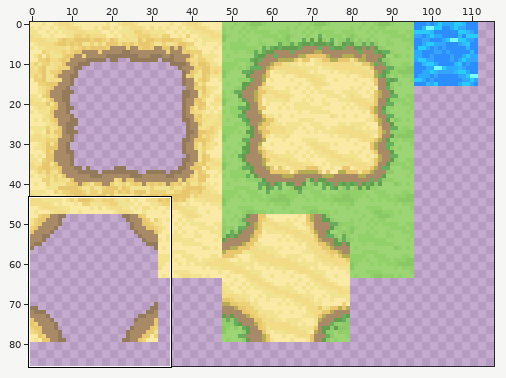
Two states of a sprite sheet, August/core/assets/textureSheets/tiles.png. Above: a wide view before the commit, with the close-up outlined.
Close-up. The starting point:
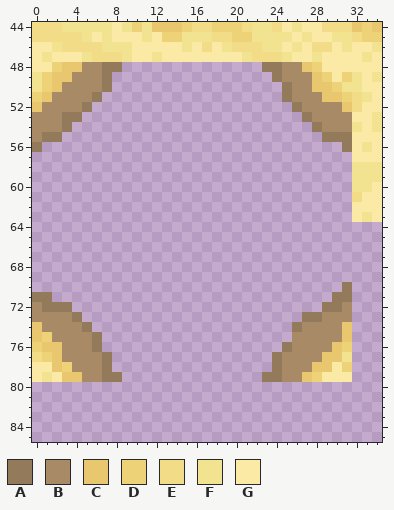
The file is 160x160 pixels. Colours within 5 levels of each other are drawn and written as one. Shown: x 0..34, y 44..85. The wide view leaves out empty margins.
Palette (. is transparent): A #927a5b  B #a88a66  C #e9c76f  D #eed278  E #f3dc87  F #f2e391  G #faeaa6
Pixels before, first column x 0:
44 EEEFFFFFGFDFCCCDEEDDDEFFEGFGGEEECDC
45 EEEEEFGFGGGFGDDFFFEEDDFFFFGFGGFFEDD
46 GGFEEEEFFFGGGGGFGEGFEEEFFGFGEEGFGGF
47 GFGGGFEEEFGGFGGGGGGGGFEEEFGGFGGGGFG
48 GGDCCBBAA..............AABBCDGGGGGG
49 FDCCBBBA................ABBBCDGDFGF
50 FDCBBBBA.................ABBCCDFFGG
51 DCBBBBA..................ABBBCCDEFG
52 CBBBBA....................ABBBBCEGG
53 BBBAA......................ABBBBGGF
54 BBBA........................ABBBFGF
55 BAA..........................AAAGGG
56 A..............................AGFG
57 ................................GGG
58 ................................FFF
59 ................................FFF
60 ................................FFG
61 ................................EGG
62 ................................GGG
63 ................................GFG
64 ...................................
65 ...................................
66 ...................................
67 ...................................
68 ...................................
69 ...................................
70 ...............................A...
71 AA............................AA...
72 BAAA.........................AAB...
73 BBBBA......................AABBB...
74 CBBBBA....................ABBBBC...
75 CDBBBBA...................BBBBBC...
76 DCCBBBA..................ABBBBCD...
77 EDCBBBBA................ABBBBCCF...
78 GGCDBBBA................ABBBCCGD...
79 GFGCCBBAA..............AABBCDGGG...
The result:
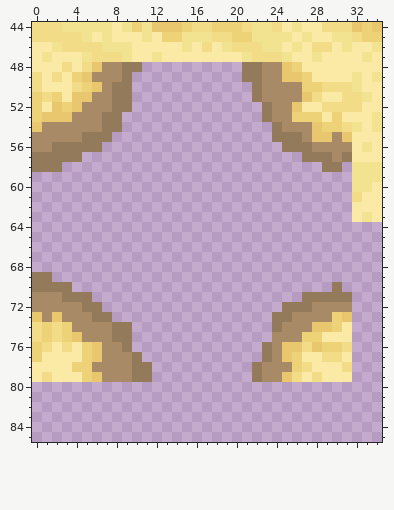
The edit:
y 48: x 2..10 DCCBBAA.. -> GEGECBBAA; x 21..28 ..AABBCD -> AABBCDGG
y 49: x 0..5 FDCCBB -> EGEGDC; x 7..9 A.. -> BBA; x 21..29 ...ABBBCD -> AABBCCDGG; x 31 D -> G
y 50: x 0..9 FDCBBBBA.. -> EGGGEDCBAA; x 22..25 ...A -> ABBB; x 27..31 BCCDF -> DDEEE
y 51: x 1..9 CBBBBA... -> EDGCCBBAA; x 22..25 ...A -> ABBB; x 27..31 BBCCD -> CEGGE
y 52: x 0..9 CBBBBA.... -> DGCDCBBBAA; x 23..31 ...ABBBBC -> ABBCGGEEE
y 53: x 0..8 BBBAA.... -> DCCCBBBAA; x 23..31 ....ABBBB -> ABBDDDGDG
y 54: x 0 B -> C; x 3..8 A..... -> BBBBAA; x 24..31 ....ABBB -> ABBBCDDE
y 55: x 1..7 AA..... -> BBBBAAA; x 24..31 .....AAA -> AAABCCBC
y 56: x 0..6 A...... -> BBAAAAA; x 25..31 ......A -> AAABBBB
y 57: x 0..4 ..... -> AAAAA; x 27..31 ..... -> AAABA
y 58: x 0..2 ... -> AAA; x 29..30 .. -> AA
y 69: x 0..1 .. -> AA
y 70: x 0..3 .... -> AAAA; x 30..31 .A -> A.
y 71: x 0..5 AA.... -> BBBAAA; x 27..29 ... -> AAA
y 72: x 1..6 AAA... -> BBBBAA; x 25..30 ....AA -> AAABBB
y 73: x 0 B -> C; x 2 B -> C; x 4..7 A... -> BBAA; x 24..28 ...AA -> AABBB; x 30..31 BB -> DC
y 74: x 0..3 CBBB -> EDED; x 5..9 A.... -> BBBAA; x 24..26 ..A -> ABB; x 28..31 BBBC -> CCDG
y 75: x 0 C -> E; x 2..4 BBB -> EDC; x 6..9 A... -> BBAA; x 24..25 .. -> BB; x 27..31 BBBBC -> DDGGG
y 76: x 1..9 CCBBBA... -> EGEGDCBBA; x 23..31 ..ABBBBCD -> ABCCECDDE
y 77: x 0..10 EDCBBBBA... -> DGGGGDCBBBA; x 23..31 .ABBBBCCF -> ABCDGGEEG
y 78: x 2..5 CDBB -> GGDD; x 7..11 A.... -> BBBAA; x 22..24 ..A -> ABB; x 26..29 BBCC -> DEGG; x 31 D -> E
y 79: x 1 F -> E; x 3..11 CCBBAA... -> GGDCBBBAA; x 22..28 .AABBCD -> ABBCEGE
